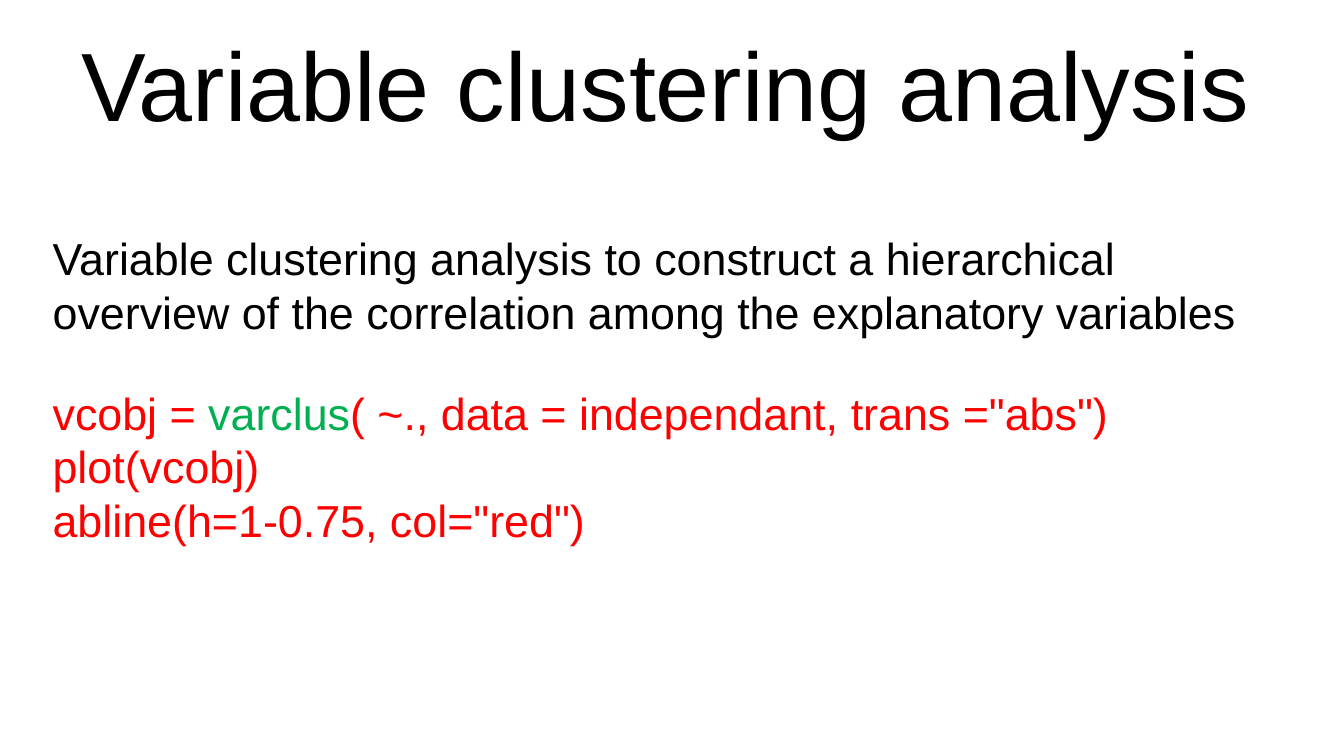
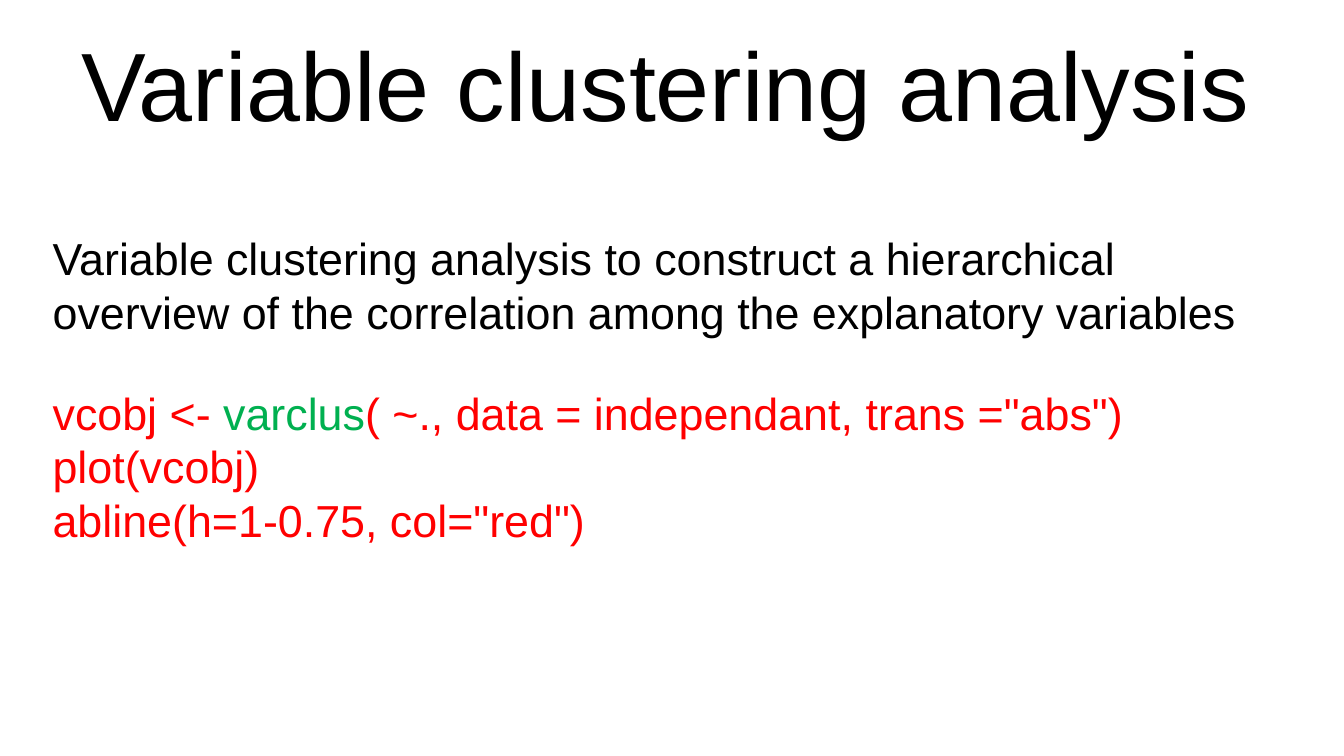
Before and after one commit to jinfuchen/R-model, a slide deck: slide 11 of R model.pptx. Drawn at 1344x756 pixels with LibreOffice and Linux fonts; fonts in the diff are those of the drawing. Boxes give left, top, right and bottom in pixels: in the first picture for what was removed or moved away, otherwise in the second. Text is boxed around its words. In the diff, an @@ line names an element or a change of style, - is before the commit and + after.

```diff
--- a/R model.pptx
+++ b/R model.pptx
@@ text at bbox=[53, 397, 1123, 439]: text changed @@
-vcobj = varclus( ~., data = independant, trans ="abs")
+vcobj <- varclus( ~., data = independant, trans ="abs")
```
Also in this commit, not shown: 12 other slides changed, 5 slides added, 1 other file.
